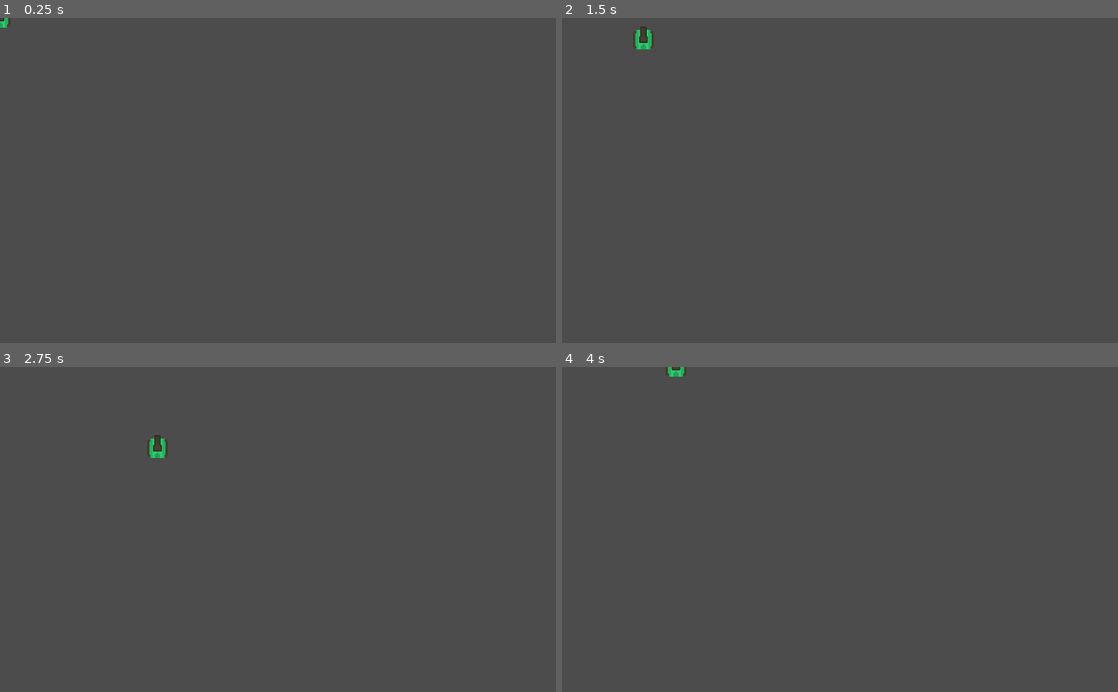
Above: before the commit, frames 1-4 (two rows, left to right).
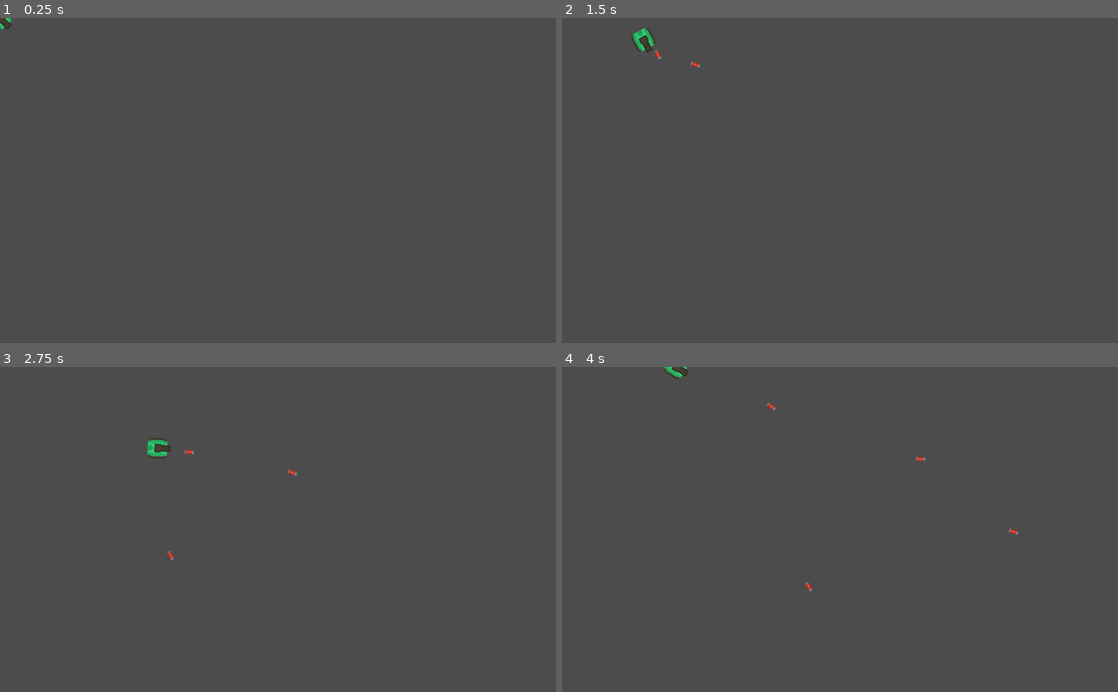
Above: after the commit, the same moments.

Repository: hadougamer/udemy-godot
Game: Godot game, scene res://scenes/tank.tscn
Same seed, same stepped clock (60 frames per second), same inputs: the game is played once before the commit and once after it.
Inputs (mouse positions are in pixels of both pictures, inside the frame that each line leads up to):
- Up to frame 1 (0.25 s): no input
- Up to frame 2 (1.5 s): tap Enter at 0.5 s; move the mouse to (962, 164) at 0.52 s; hold Right (ui_right) 0.53-1.28 s; tap Ctrl (ui_shoot) at 0.6, 1.35 s; move the mouse to (728, 196) at 1.27 s; hold Down (ui_down) from 1.28 s (still down)
- Up to frame 3 (2.75 s): move the mouse to (333, 458) at 2.02 s; release Down (ui_down) at 2.03 s; hold Right (ui_right) from 2.03 s (still down); tap Ctrl (ui_shoot) at 2.1 s
- Up to frame 4 (4 s): move the mouse to (812, 594) at 2.77 s; release Right (ui_right) at 2.78 s; hold Up (ui_up) 2.78-3.53 s; tap Ctrl (ui_shoot) at 2.85, 3.6 s; move the mouse to (1006, 578) at 3.52 s; hold Left (ui_left) from 3.53 s (still down)

The runs differ from the first frame. In frame 1, less than 0.1% of the frame differs, in the area x 0-3%, y 0-4%; in frame 2, 0.2%, in the area x 12-25%, y 2-16%; in frame 3, 0.2%; in frame 4, 0.2%.

Commit message:
Bullet control

Diff:
--- a/Rouge Tank/project.godot
+++ b/Rouge Tank/project.godot
@@ -21,11 +21,40 @@
 
 [input]
 
+ui_left={
+"deadzone": 0.5,
+"events": [ Object(InputEventKey,"resource_local_to_scene":false,"resource_name":"","device":0,"alt":false,"shift":false,"control":false,"meta":false,"command":false,"pressed":false,"scancode":16777231,"unicode":0,"echo":false,"script":null)
+, Object(InputEventJoypadButton,"resource_local_to_scene":false,"resource_name":"","device":0,"button_index":14,"pressure":0.0,"pressed":false,"script":null)
+, Object(InputEventKey,"resource_local_to_scene":false,"resource_name":"","device":0,"alt":false,"shift":false,"control":false,"meta":false,"command":false,"pressed":false,"scancode":65,"unicode":0,"echo":false,"script":null)
+ ]
+}
+ui_right={
+"deadzone": 0.5,
+"events": [ Object(InputEventKey,"resource_local_to_scene":false,"resource_name":"","device":0,"alt":false,"shift":false,"control":false,"meta":false,"command":false,"pressed":false,"scancode":16777233,"unicode":0,"echo":false,"script":null)
+, Object(InputEventJoypadButton,"resource_local_to_scene":false,"resource_name":"","device":0,"button_index":15,"pressure":0.0,"pressed":false,"script":null)
+, Object(InputEventKey,"resource_local_to_scene":false,"resource_name":"","device":0,"alt":false,"shift":false,"control":false,"meta":false,"command":false,"pressed":false,"scancode":68,"unicode":0,"echo":false,"script":null)
+ ]
+}
+ui_up={
+"deadzone": 0.5,
+"events": [ Object(InputEventKey,"resource_local_to_scene":false,"resource_name":"","device":0,"alt":false,"shift":false,"control":false,"meta":false,"command":false,"pressed":false,"scancode":16777232,"unicode":0,"echo":false,"script":null)
+, Object(InputEventJoypadButton,"resource_local_to_scene":false,"resource_name":"","device":0,"button_index":12,"pressure":0.0,"pressed":false,"script":null)
+, Object(InputEventKey,"resource_local_to_scene":false,"resource_name":"","device":0,"alt":false,"shift":false,"control":false,"meta":false,"command":false,"pressed":false,"scancode":87,"unicode":0,"echo":false,"script":null)
+ ]
+}
+ui_down={
+"deadzone": 0.5,
+"events": [ Object(InputEventKey,"resource_local_to_scene":false,"resource_name":"","device":0,"alt":false,"shift":false,"control":false,"meta":false,"command":false,"pressed":false,"scancode":16777234,"unicode":0,"echo":false,"script":null)
+, Object(InputEventJoypadButton,"resource_local_to_scene":false,"resource_name":"","device":0,"button_index":13,"pressure":0.0,"pressed":false,"script":null)
+, Object(InputEventKey,"resource_local_to_scene":false,"resource_name":"","device":0,"alt":false,"shift":false,"control":false,"meta":false,"command":false,"pressed":false,"scancode":83,"unicode":0,"echo":false,"script":null)
+ ]
+}
 ui_shoot={
 "deadzone": 0.5,
 "events": [ Object(InputEventKey,"resource_local_to_scene":false,"resource_name":"","device":0,"alt":false,"shift":false,"control":false,"meta":false,"command":false,"pressed":false,"scancode":16777238,"unicode":0,"echo":false,"script":null)
 , Object(InputEventKey,"resource_local_to_scene":false,"resource_name":"","device":0,"alt":false,"shift":false,"control":false,"meta":false,"command":false,"pressed":false,"scancode":32,"unicode":0,"echo":false,"script":null)
 , Object(InputEventJoypadButton,"resource_local_to_scene":false,"resource_name":"","device":0,"button_index":2,"pressure":0.0,"pressed":false,"script":null)
+, Object(InputEventMouseButton,"resource_local_to_scene":false,"resource_name":"","device":0,"alt":false,"shift":false,"control":false,"meta":false,"command":false,"button_mask":0,"position":Vector2( 0, 0 ),"global_position":Vector2( 0, 0 ),"factor":1.0,"button_index":1,"pressed":false,"doubleclick":false,"script":null)
  ]
 }
 
--- a/Rouge Tank/scenes/bullet.tscn
+++ b/Rouge Tank/scenes/bullet.tscn
@@ -13,13 +13,16 @@
 script = ExtResource( 2 )
 
 [node name="Sprite" type="Sprite" parent="."]
+rotation = 1.5708
 texture = ExtResource( 1 )
 
 [node name="shape" type="CollisionShape2D" parent="."]
 position = Vector2( -0.115982, 0.231964 )
+rotation = 1.5708
 shape = SubResource( 1 )
 
 [node name="notifier" type="VisibilityEnabler2D" parent="."]
 position = Vector2( -0.157013, -0.104673 )
+rotation = 1.5708
 scale = Vector2( 0.523732, 1 )
 [connection signal="screen_exited" from="notifier" to="." method="_on_notifier_screen_exited"]
--- a/Rouge Tank/scenes/tank.tscn
+++ b/Rouge Tank/scenes/tank.tscn
@@ -11,13 +11,15 @@
 polygon = PoolVector2Array( 12.7766, 18.86, 18.8181, 13.3045, 18.8181, -13.9865, 13.1238, -18.1531, -13.334, -18.0836, -19.306, -11.9032, -19.0283, 15.735, -13.1951, 18.9294 )
 
 [node name="Sprite" type="Sprite" parent="."]
+rotation = 1.5708
 texture = ExtResource( 1 )
 
 [node name="barrel" type="Node2D" parent="."]
 
 [node name="sprite" type="Sprite" parent="barrel"]
+rotation = 1.5708
 texture = ExtResource( 3 )
 offset = Vector2( -0.323739, -9.43643 )
 
 [node name="muzzle" type="Position2D" parent="barrel"]
-position = Vector2( 0, -37 )
+position = Vector2( 31.7688, -0.000984192 )
--- a/Rouge Tank/scripts/bullet.gd
+++ b/Rouge Tank/scripts/bullet.gd
@@ -1,7 +1,9 @@
 extends Area2D
 
 var vel = 250
-var dir = Vector2(0,-1)
+# set_get sets a callback function every time the
+# variable is modified
+var dir = Vector2(0,-1) setget set_dir
 
 # Called when the node enters the scene tree for the first time.
 func _ready():
@@ -17,3 +19,8 @@
 func _on_notifier_screen_exited():
 	# Destroy this object (bullet)
 	queue_free();
+
+func set_dir(val):
+	dir = val
+	# Updates the bullet angle
+	rotation = dir.angle()
--- a/Rouge Tank/scripts/tank.gd
+++ b/Rouge Tank/scripts/tank.gd
@@ -26,17 +26,22 @@
 	if Input.is_action_just_pressed("ui_shoot"):
 		# Get the number of bullets (on cannon bullet group)
 		# limit the number of bullets to max three (3)
-		if get_tree().get_nodes_in_group("cannon_bullet").size() < 3:
+		if get_tree().get_nodes_in_group("cannon_bullet").size() < 9:
 
 			# Instances bullet
 			var bullet = pre_bullet.instance()
 			# Put on Muzzle position
 			bullet.global_position=$barrel/muzzle.global_position
 
+			# Modify the bullet rirection (to rotate)
+			bullet.dir = Vector2( cos(rotation), sin(rotation) ).normalized()
+
 			#attach to parent
 			$"../".add_child(bullet)
 			##get_parent().add_child(bullet);
 
+	look_at(get_global_mouse_position())
+
 	translate( Vector2(dir_x, dir_y) * delta * speed )
 
 	pass
